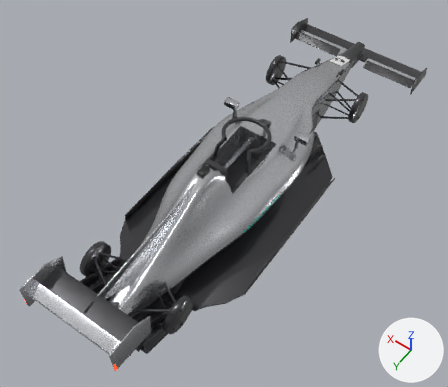
What one commit did to the Blender file content/cars/murcetes-amd-w17/murcetes_w17.blend.
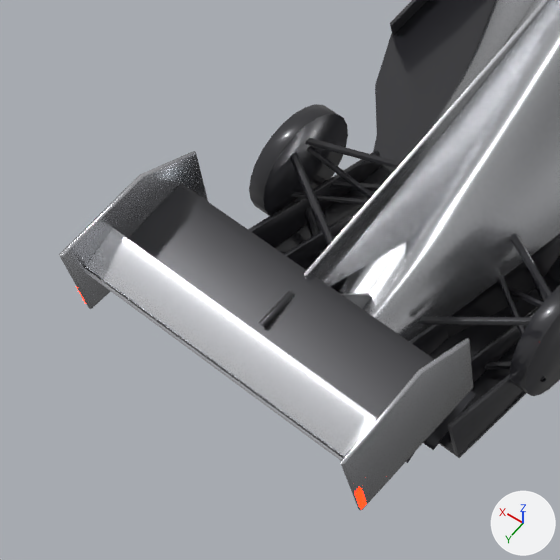
There are two pictures of each version: one whole from a 50 mm lens placed at (-2.41, 3.67, 5.59), pointed at (0.03, 0.25, 0.21), one close up on the part from 0% to 40% of the width and 54% to 100% of the height. The axes (+X, +Y, +Z) are drawn at lower right. The lights are the same throughout. The last two pictures show the newer version.

The older version as bpy lines, for what is in view:
```python
me_murcetes_w17 = bpy.data.meshes.new('murcetes_w17')
me_murcetes_w17.from_pydata(...)  # 24993 vertices, 23661 faces; spans x -0.91..0.91, y -3.02..2.56, z 0.0..1.01
me_murcetes_w17.materials.append(mat_car_paint)  # light grey #cbcdd1
me_murcetes_w17.materials.append(mat_car_accent)  # black #212124
me_murcetes_w17.materials.append(mat_car_carbon)  # dark grey #303035
me_murcetes_w17.materials.append(mat_car_metal)  # light grey #c8c8cb
me_murcetes_w17.materials.append(mat_car_lamp_housing)  # black #242427
me_murcetes_w17.materials.append(mat_car_rainlight)  # red #cb2727, glowing red #ff2700
me_murcetes_w17.materials.append(mat_car_glass)  # dark blue #273038
me_murcetes_w17.materials.append(mat_car_seat)  # dark grey #3f3f45
me_murcetes_w17.materials.append(mat_car_alcantara)  # dark grey #3c3c3f
me_murcetes_w17.materials.append(mat_car_interior)  # dark grey #4d4d50
me_murcetes_w17.materials.append(mat_car_tcam)  # black #272727
me_murcetes_w17.materials.append(mat_car_decal)  # white #f7f7f6
me_murcetes_w17.materials.append(mat_car_trim)  # black #222224
me_murcetes_w17.materials.append(mat_car_logo)
ob_murcetes_w17 = bpy.data.objects.new('murcetes_w17', me_murcetes_w17)
ob_murcetes_w17.location = (0.0, 0.0, 0.0)
```
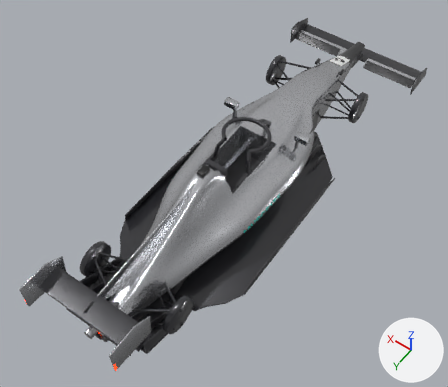
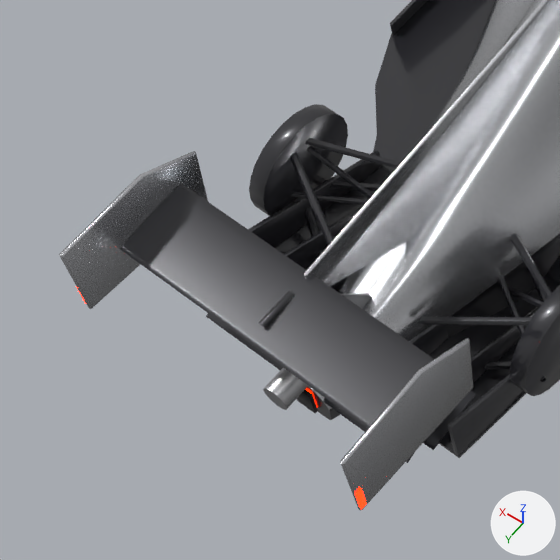
The change in detail:
me_murcetes_w17 is used by ob_murcetes_w17; location (0.0, 0.0, 0.0).
me_murcetes_w17 had 24993 vertices, 23661 faces and spanned x -0.91..0.91, y -3.02..2.56, z 0.0..1.01.
me_murcetes_w17 now has 24010 vertices, 22708 faces and spans x -0.91..0.91, y -3.02..2.56, z 0.0..1.01.
me_murcetes_w17 part 1: the loose piece of 819 vertices spanning x -0.5..0.5, y 2.4..2.53, z 0.82..0.88 is deleted.
me_murcetes_w17 part 2: the loose piece of 164 vertices spanning x -0.5..0.5, y 2.52..2.53, z 0.82..0.84 is deleted.

Location of each change, [x1, y1, x2, y2] in pixels of the close-ups (560 x 560 px):
part 1 of me_murcetes_w17, deleted: before [83, 228, 377, 461]
part 2 of me_murcetes_w17, deleted: before [84, 266, 344, 458]
